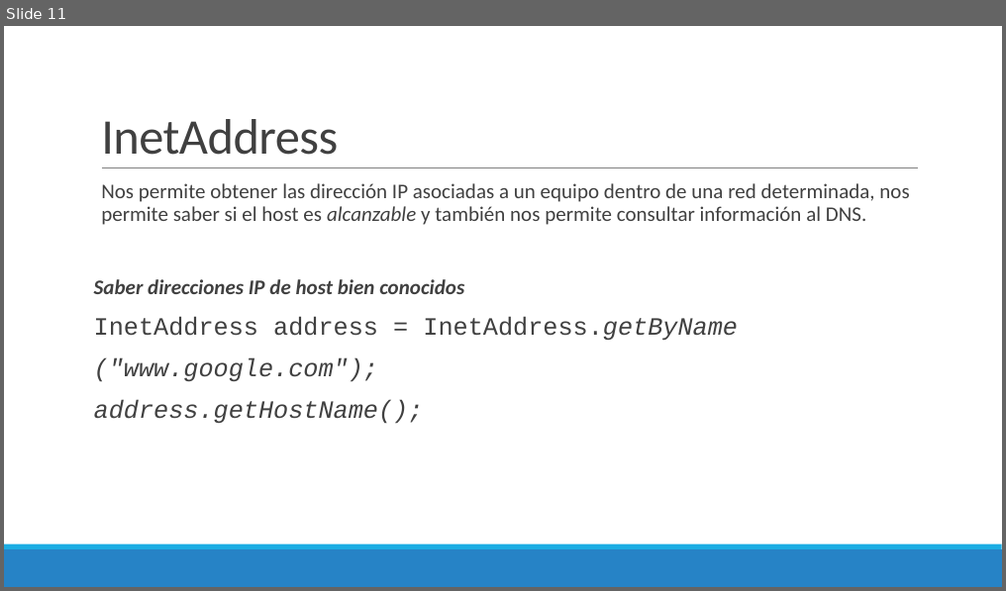
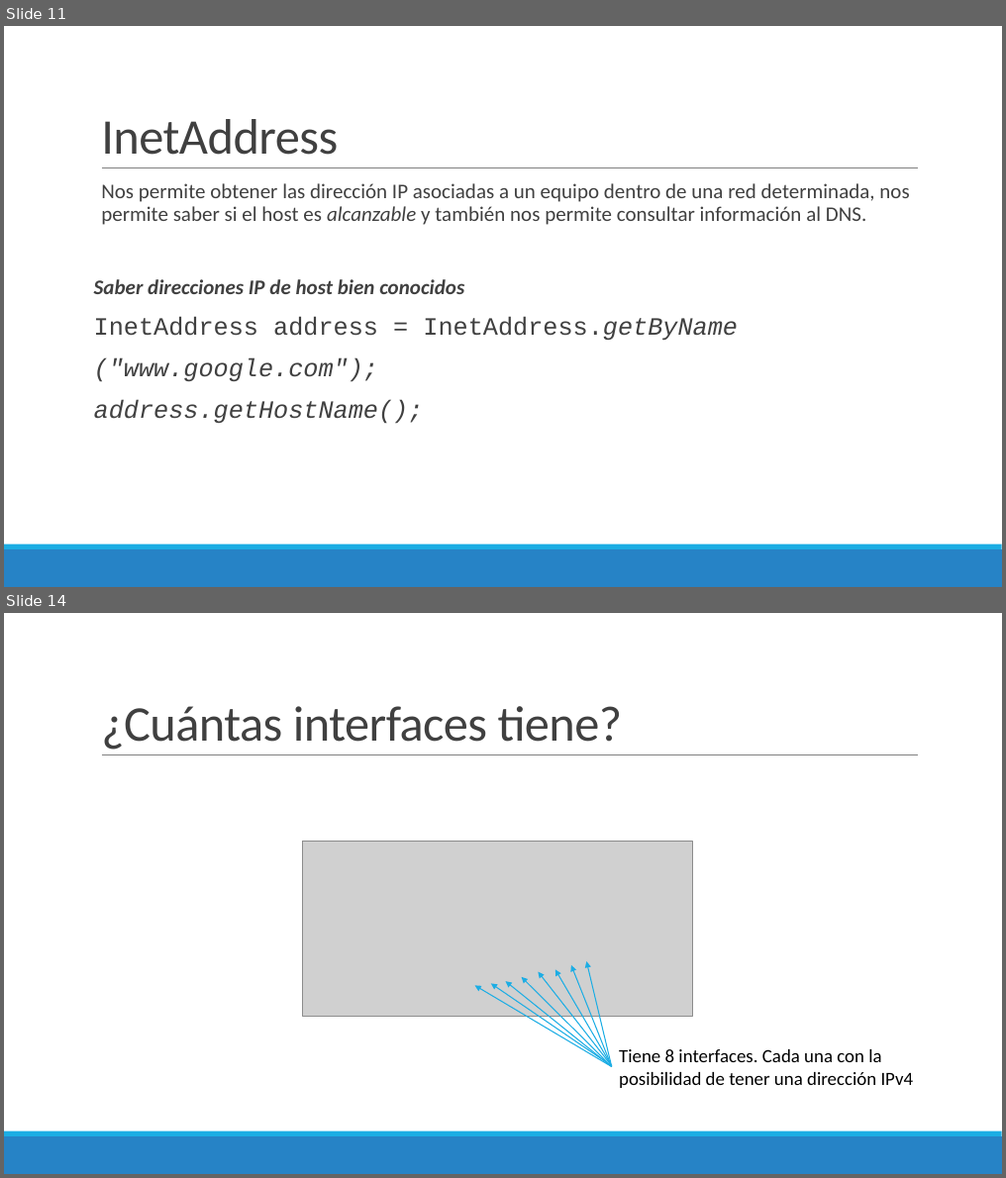
Before and after one commit to Domiciano/ProgramacionEnRed191, a slide deck: Semana 2/Presentación.pptx. Shown one above the other, each under a label of ours: slide 11 before the commit, slides 11 and 14 after it; the slides between them are not shown. The pictures are 1006x591 and 1006x1178 pixels, drawn with LibreOffice and Linux fonts; fonts in the diff are those of the drawing; grey boxes stand for pictures. Boxes give left, top, right and bottom in pixels: in the first picture for what was removed or moved away, otherwise in the second. Text is boxed around its words. In the diff, an @@ line names an element or a change of style, - is before the commit and + after.

```diff
--- a/Semana 2/Presentación.pptx
+++ b/Semana 2/Presentación.pptx
@@ slide 14 added at [4,613,1002,1174], background #FFFFFF; not listed: 3 template elements that a slide beside it also shows @@
@@ title added at [101,706,623,750], 48 pt, text #404040 @@
+¿Cuántas interfaces tiene?
@@ picture added at [303,841,693,1017] @@
@@ arrow added from (612, 1066) to (571, 965), #1CADE4 1 pt @@
@@ arrow added from (612, 1067) to (586, 961), #1CADE4 1 pt @@
@@ arrow added from (612, 1067) to (475, 986), #1CADE4 1 pt @@
@@ arrow added from (612, 1065) to (491, 983), #1CADE4 1 pt @@
@@ arrow added from (612, 1067) to (506, 981), #1CADE4 1 pt @@
@@ arrow added from (612, 1066) to (522, 977), #1CADE4 1 pt @@
@@ arrow added from (612, 1065) to (538, 972), #1CADE4 1 pt @@
@@ arrow added from (612, 1065) to (555, 970), #1CADE4 1 pt @@
@@ text added at [619,1050,914,1088], 18 pt, text #000000 @@
+Tiene 8 interfaces. Cada una con la posibilidad de tener una dirección IPv4
```
Also in this commit, not shown: 12 other slides added, 11 other files.
